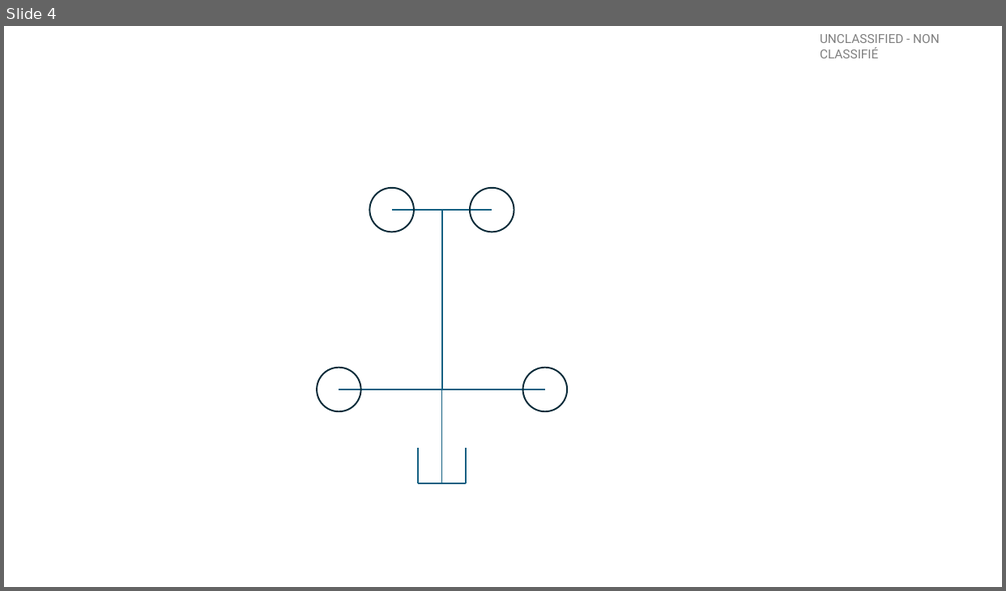
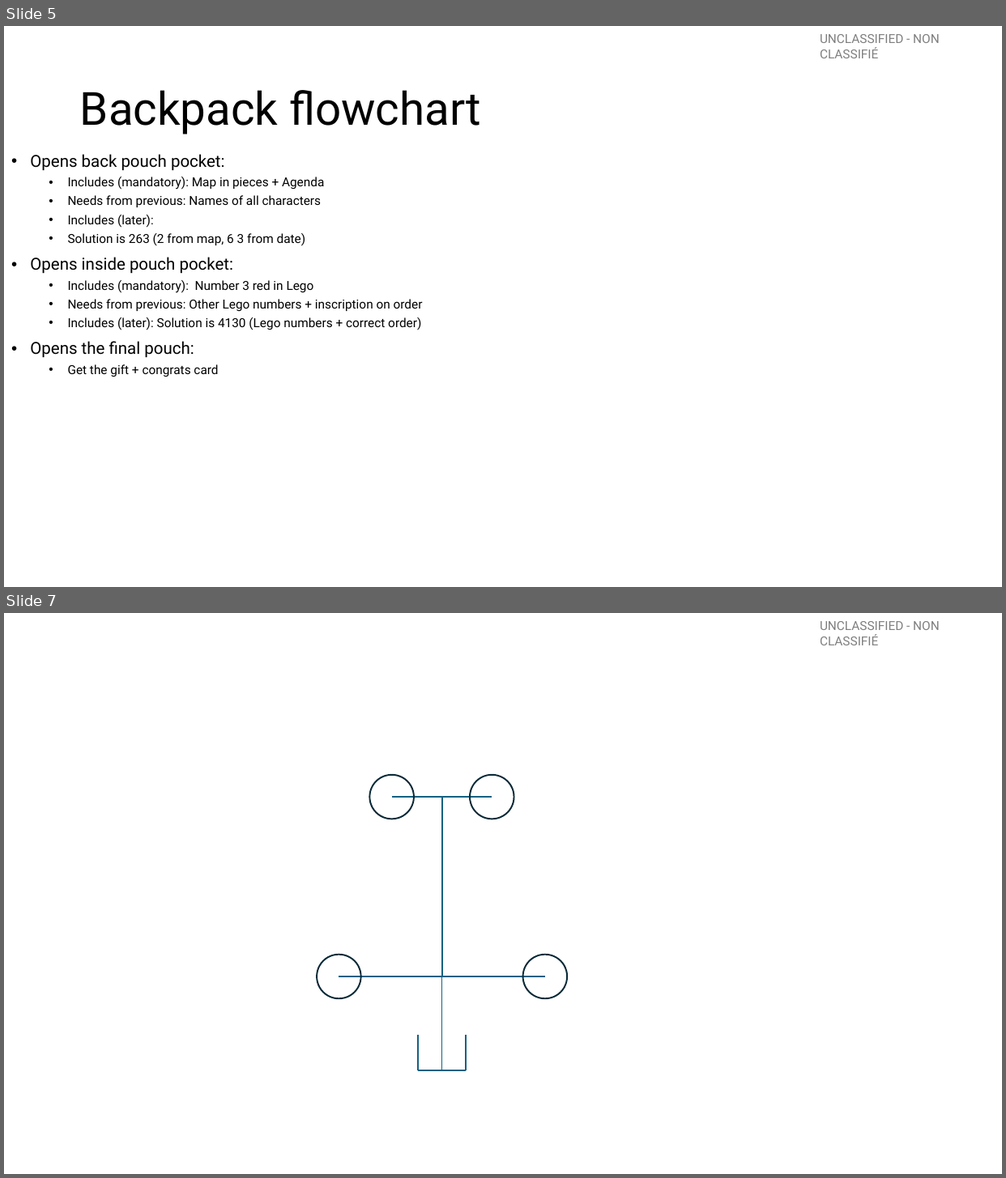
Before and after one commit to OttawaVisuals/EscapeBackpack, a slide deck: Hiking_Trip/Helper_Graphs.pptx. Shown one above the other, each under a label of ours: slide 4 before the commit, slides 5 and 7 after it; the slides between them are not shown. The pictures are 1006x591 and 1006x1178 pixels, drawn with LibreOffice and Linux fonts; fonts in the diff are those of the drawing. Boxes give left, top, right and bottom in pixels: in the first picture for what was removed or moved away, otherwise in the second. Text is boxed around its words. In the diff, an @@ line names an element or a change of style, - is before the commit and + after.

Commit message:
Solutions

```diff
--- a/Hiking_Trip/Helper_Graphs.pptx
+++ b/Hiking_Trip/Helper_Graphs.pptx
@@ slide 5 added at [4,26,1002,587], background #FFFFFF; not listed: 1 template element that a slide beside it also shows @@
@@ title added at [80,90,481,135], 44 pt, text #000000 @@
+Backpack flowchart
@@ text added at [30,154,423,378], 12 pt, text #000000 @@
+• Opens back pouch pocket:
+  • Includes (mandatory): Map in pieces + Agenda
+  • Needs from previous: Names of all characters
+  • Includes (later):
+  • Solution is 263 (2 from map, 6 3 from date)
+• Opens inside pouch pocket:
+  • Includes (mandatory): Number 3 red in Lego
+  • Needs from previous: Other Lego numbers + inscription on order
+  • Includes (later): Solution is 4130 (Lego numbers + correct order)
+• Opens the final pouch:
+  • Get the gift + congrats card
@@ what was slide 4 is now slide 7 @@
```
Also in this commit, not shown: 2 slides changed, 2 other slides added, 1 other file.
